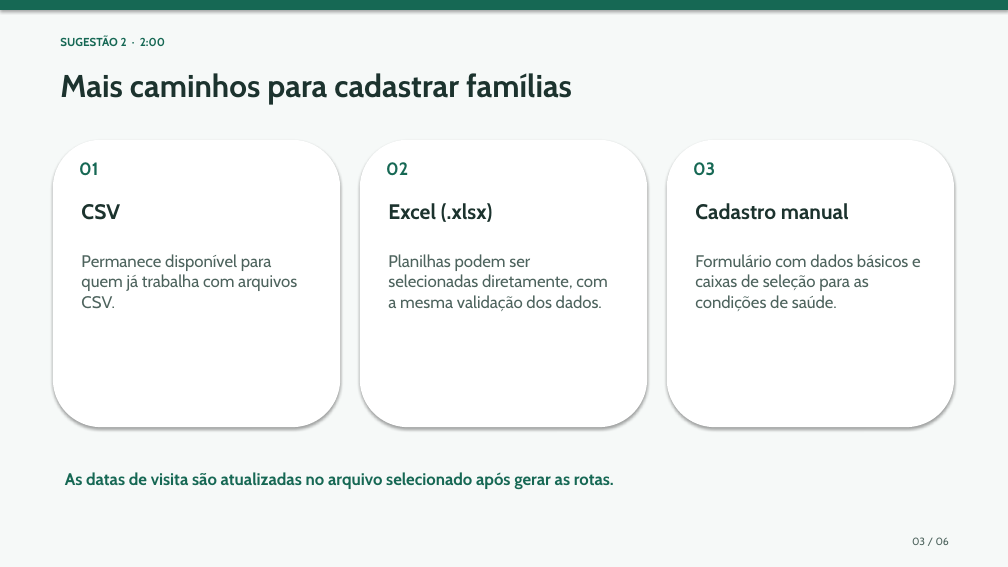
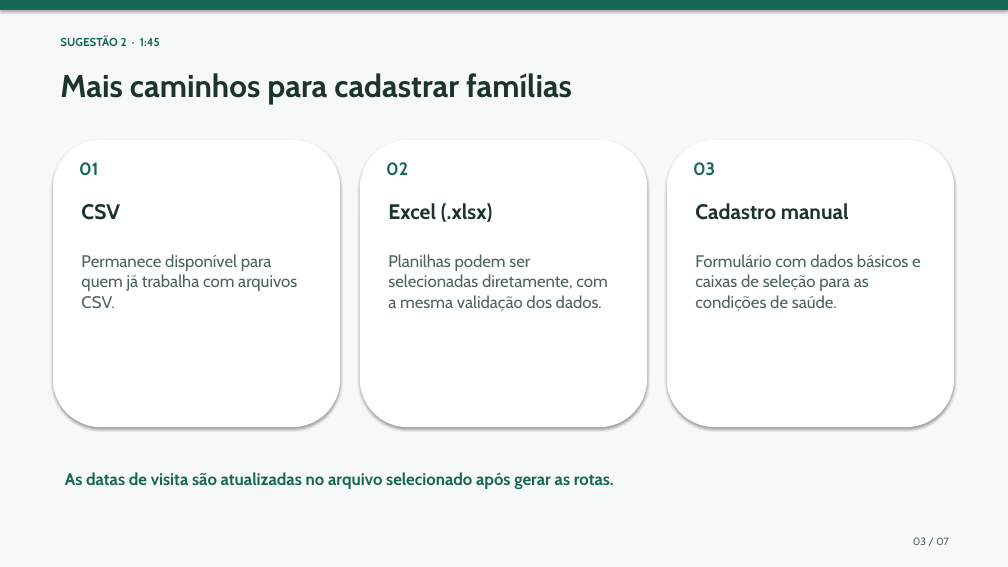
Before and after one commit to tobiasMarion/mTSP-health-router, a slide deck: slide 3 of Checkpoint_profissionais_de_saude.pptx. Drawn at 1008x567 pixels with LibreOffice and Linux fonts; fonts in the diff are those of the drawing. Boxes give left, top, right and bottom in pixels: in the first picture for what was removed or moved away, otherwise in the second. Text is boxed around its words. In the diff, an @@ line names an element or a change of style, - is before the commit and + after.

```diff
--- a/Checkpoint_profissionais_de_saude.pptx
+++ b/Checkpoint_profissionais_de_saude.pptx
@@ text at box(60, 38, 160, 46): text changed @@
-SUGESTÃO 2 · 2:00
+SUGESTÃO 2 · 1:45
@@ text at box(913, 537, 949, 545): text changed @@
-03 / 06
+03 / 07
```
Also in this commit, not shown: 4 other slides changed, 1 slide added.
